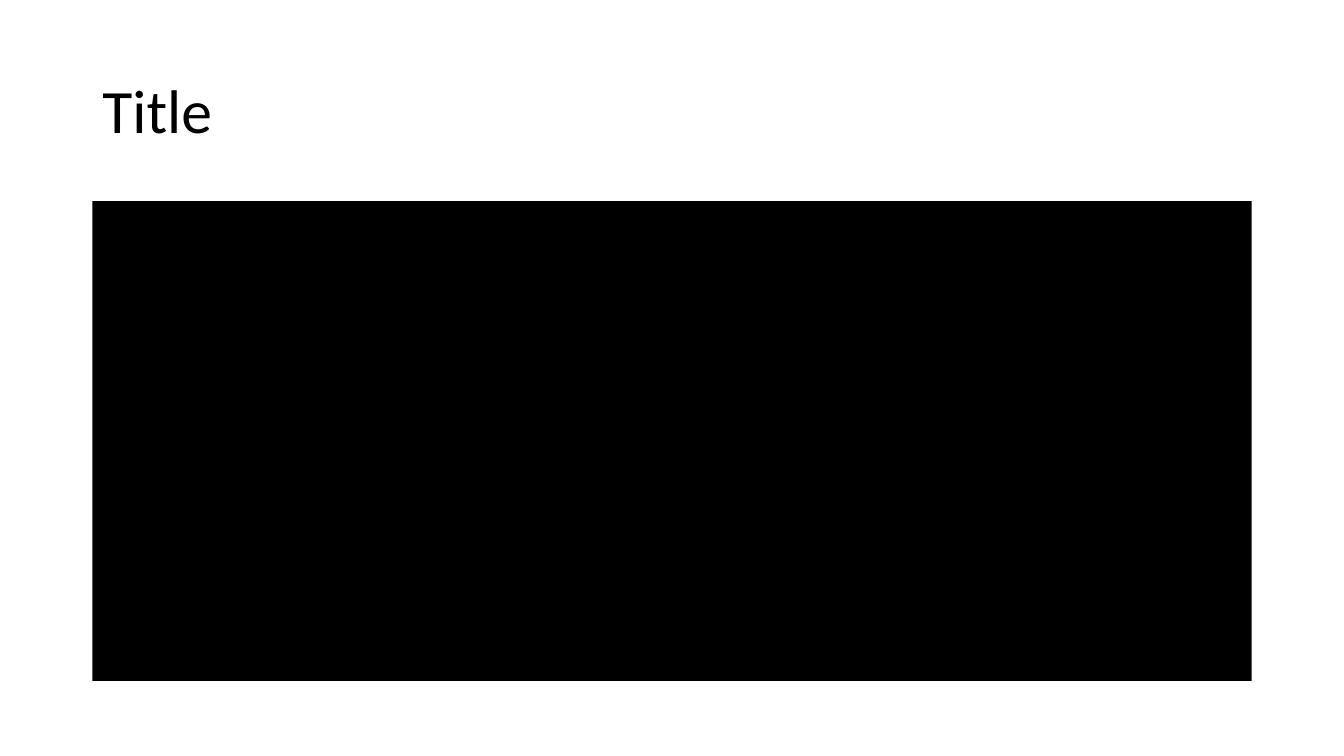
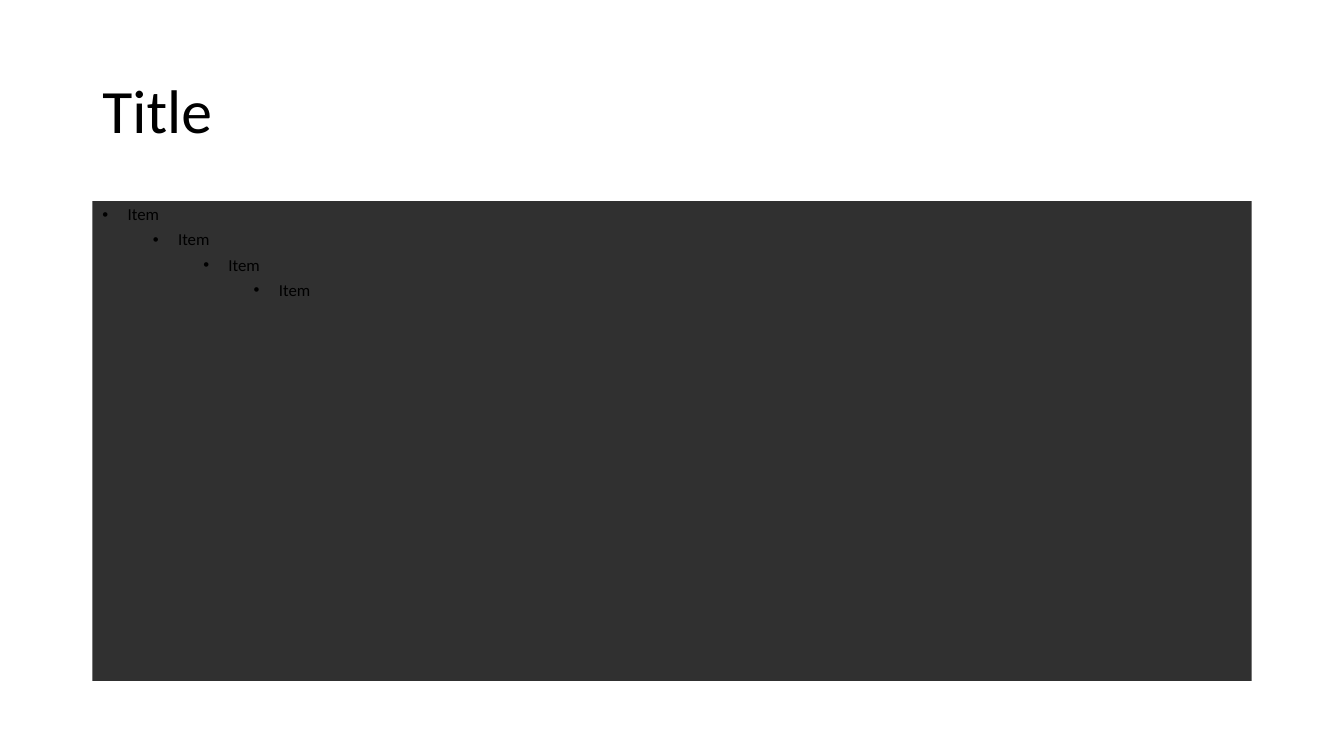
Before and after one commit to paulstothard/fast-pptx, a slide deck: slide 2 of scripts/includes/theme_code_blocks.pptx. Drawn at 1344x756 pixels with LibreOffice and Linux fonts; fonts in the diff are those of the drawing. Boxes give left, top, right and bottom in pixels: in the first picture for what was removed or moved away, otherwise in the second. Text is boxed around its words. In the diff, an @@ line names an element or a change of style, - is before the commit and + after.

```diff
--- a/scripts/includes/theme_code_blocks.pptx
+++ b/scripts/includes/theme_code_blocks.pptx
@@ text "Item" at <box>93,202,1252,682</box>: fill #000000 to #303030 @@
@@ text at <box>128,210,310,296</box>: text added @@
+• Item
+  • Item
+    • Item
+      • Item
```
Also in this commit, not shown: 4 other files.
